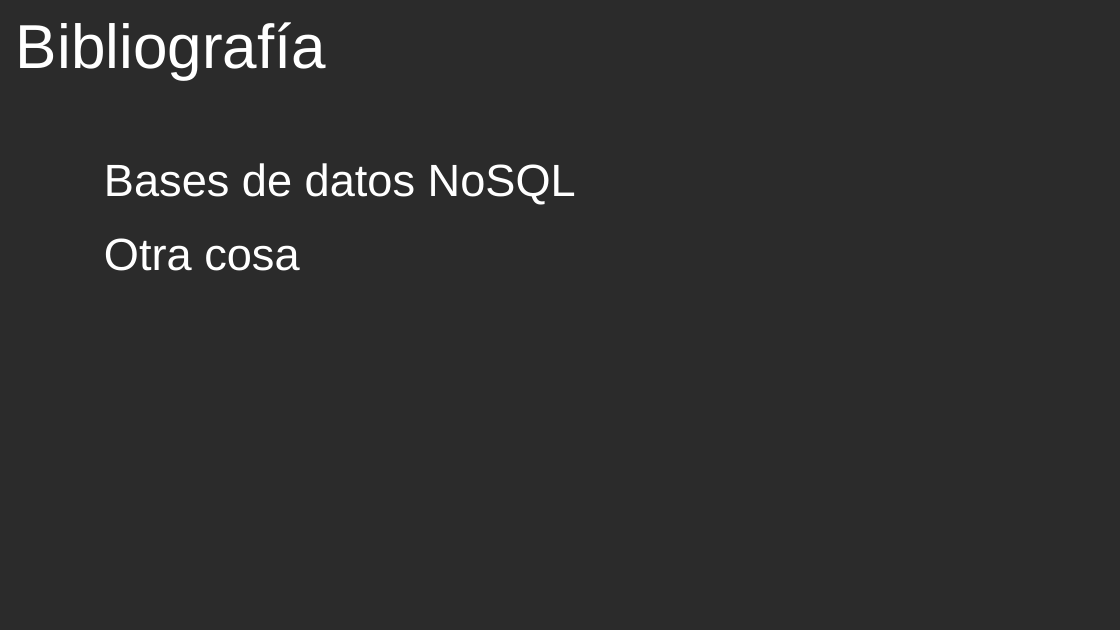
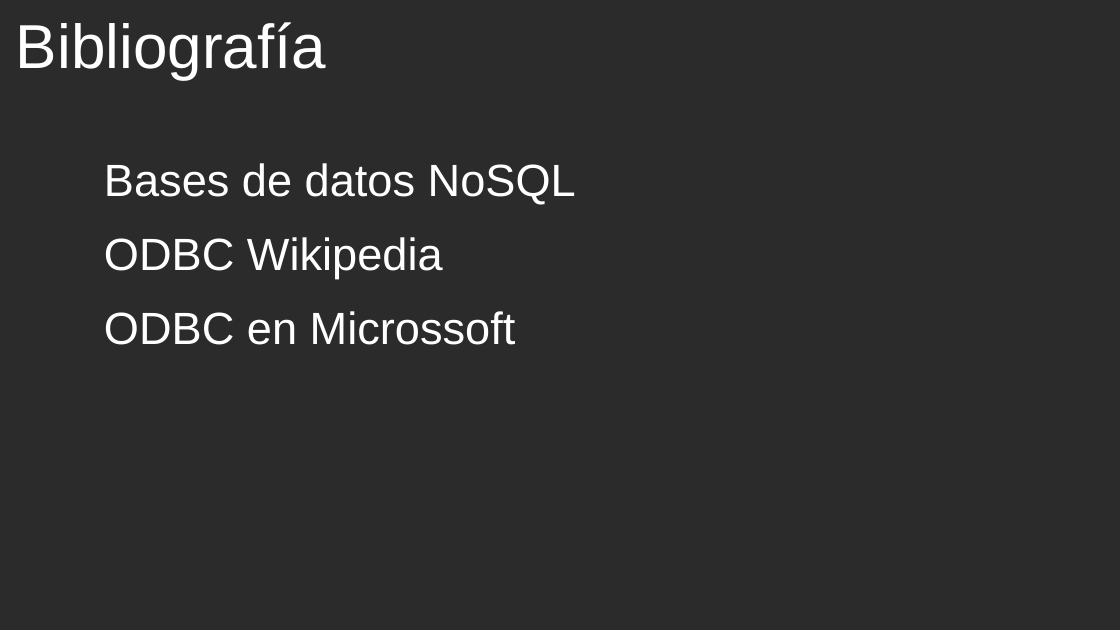
Before and after one commit to cmorenoruiz/ApuntesProgramacion, a slide deck: slide 27 of Unidad 13 Acceso a Bases de Datos/Acceso a BD Presentación para clase.odp (slide 14 before the commit). Drawn at 1120x630 pixels with LibreOffice and Linux fonts; fonts in the diff are those of the drawing; background and template pictures are left out; a plain dark background stands for a picture behind light text. Boxes give left, top, right and bottom in pixels: in the first picture for what was removed or moved away, otherwise in the second. Text is boxed around its words. In the diff, an @@ line names an element or a change of style, - is before the commit and + after.

```diff
--- a/Unidad 13 Acceso a Bases de Datos/Acceso a BD Presentación para clase.odp
+++ b/Unidad 13 Acceso a Bases de Datos/Acceso a BD Presentación para clase.odp
@@ text at bbox=[104, 237, 516, 345]: text changed @@
-Otra cosa
+ODBC Wikipedia
+ODBC en Microssoft
```
Also in this commit, not shown: 3 other slides changed, 14 slides added, 1 slide removed.
